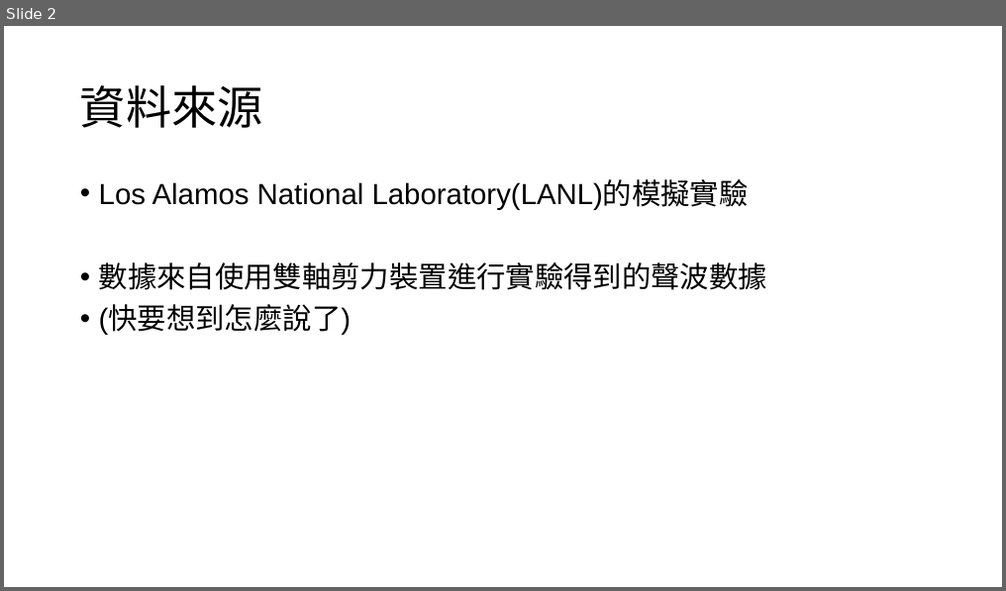
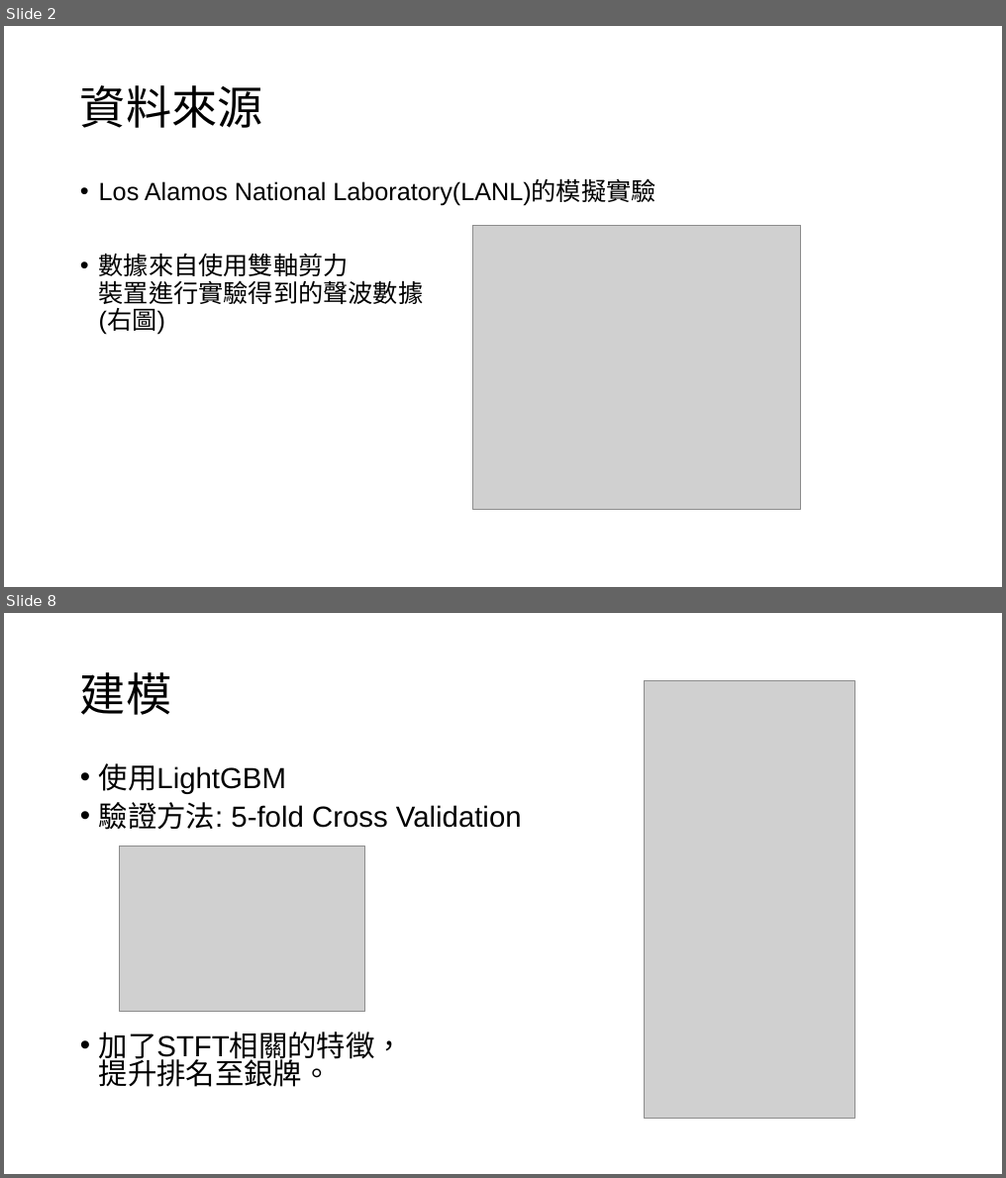
Before and after one commit to ept106354026/LANL-Earthquake-Prediction, a slide deck: 地震預測分析說明.pptx. Shown one above the other, each under a label of ours: slide 2 before the commit, slides 2 and 8 after it; the slides between them are not shown. The pictures are 1006x591 and 1006x1178 pixels, drawn with LibreOffice and Linux fonts; fonts in the diff are those of the drawing; grey boxes stand for pictures. Boxes give left, top, right and bottom in pixels: in the first picture for what was removed or moved away, otherwise in the second. Text is boxed around its words. In the diff, an @@ line names an element or a change of style, - is before the commit and + after.

```diff
--- a/地震預測分析說明.pptx
+++ b/地震預測分析說明.pptx
@@ slide 8 added at (4,613,1002,1174), background #FFFFFF @@
@@ title added at (80,672,171,715), 44 pt, text #000000 @@
+建模
@@ picture added at (645,680,854,1118) @@
@@ text added at (99,763,522,1087), 28 pt, text #000000 @@
+• 使用LightGBM
+• 驗證方法: 5-fold Cross Validation
+• 加了STFT相關的特徵，
+  提升排名至銀牌。
@@ picture added at (120,847,365,1012) @@
@@ slide 2 changed as well @@
@@ text at (99,180,655,206): size 28 to 24 pt in "Los Alamos National Laboratory(LANL)的模擬實驗" @@
@@ picture added at (472,225,801,509) @@
@@ text at (99,253,424,335): text changed; size 28 to 24 pt @@
-• 數據來自使用雙軸剪力裝置進行實驗得到的聲波數據
-• (快要想到怎麼說了)
+• 數據來自使用雙軸剪力
+  裝置進行實驗得到的聲波數據
+  (右圖)
```
Also in this commit, not shown: 3 other slides changed, 5 other slides added, 1 slide removed.
